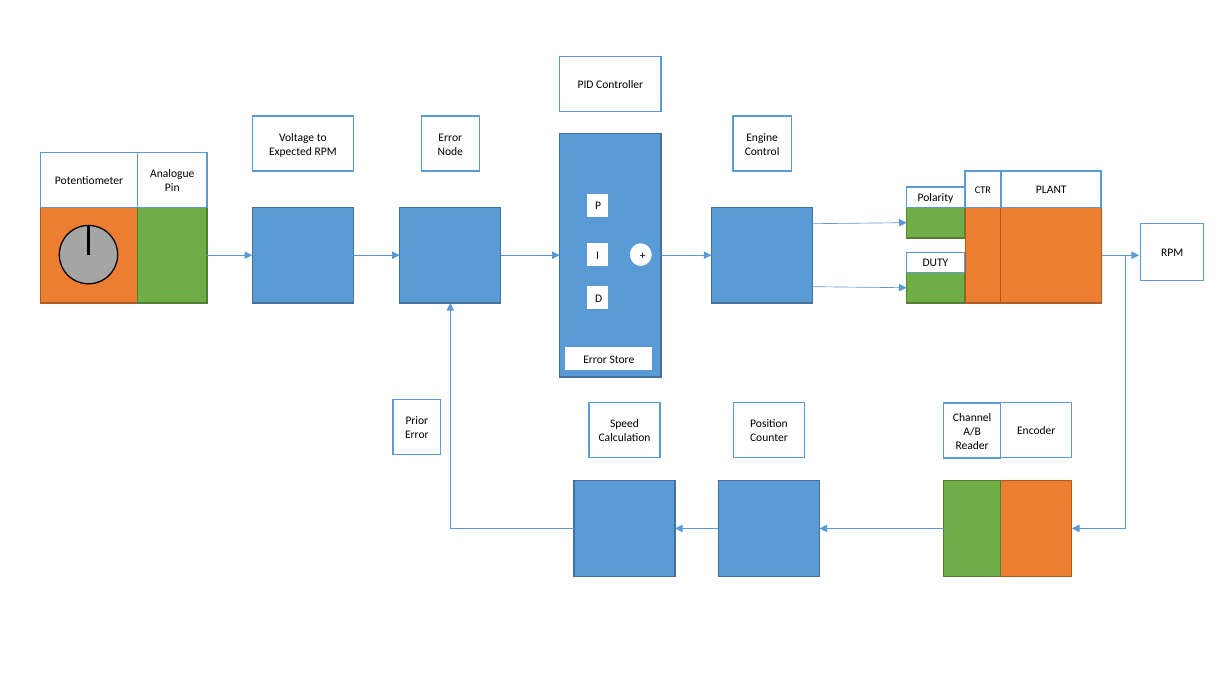
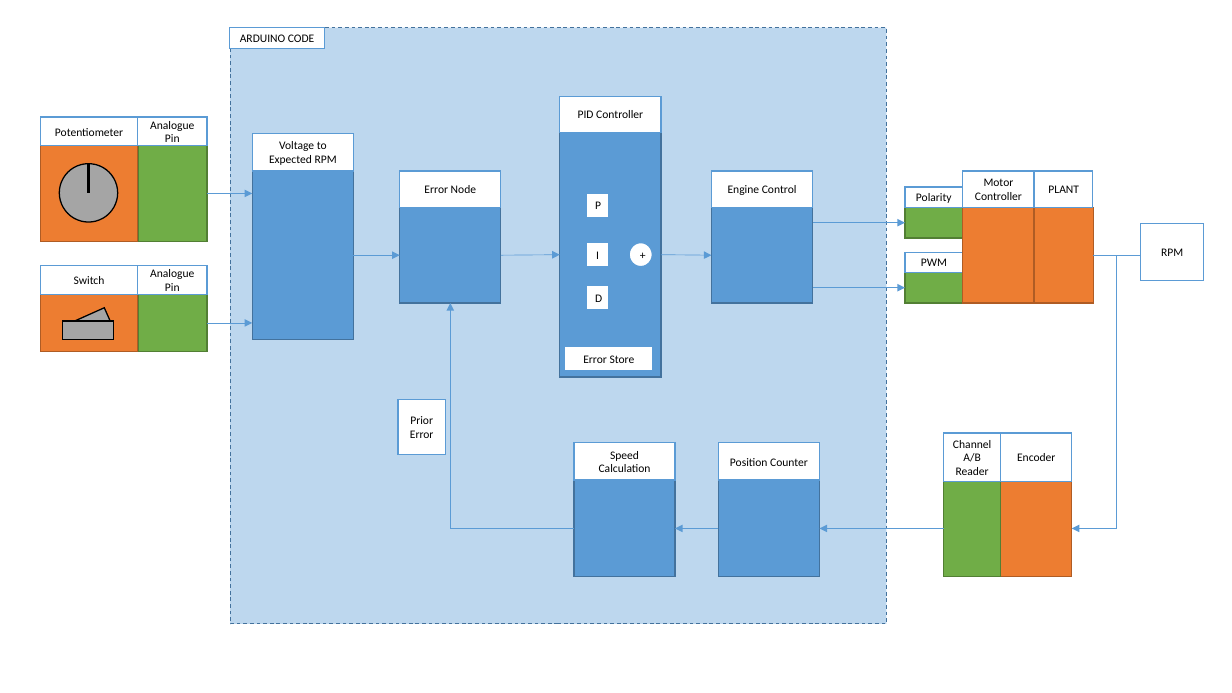
Before and after one commit to mewmew271/Motor-PID-Control-System, a slide deck: slide 1 of Layouts.pptx. Drawn at 1232x693 pixels with LibreOffice and Linux fonts; fonts in the diff are those of the drawing. Boxes give left, top, right and bottom in pixels: in the first picture for what was removed or moved away, otherwise in the second. Text is boxed around its words. In the diff, an @@ line names an element or a change of style, - is before the commit and + after.

```diff
--- a/Layouts.pptx
+++ b/Layouts.pptx
@@ rectangle added at bbox=[230, 28, 886, 625], fill #BDD7EE, outline #43739E 0.75 pt dashed @@
@@ rectangle added at bbox=[230, 28, 325, 49], fill #FFFFFF, outline #5B9BD5 1 pt, 9 pt, text #000000 @@
+ARDUINO CODE
@@ rectangle "Potentiometer": place and size @@
-rectangle "Potentiometer" at bbox=[41, 152, 139, 207]
+rectangle "Potentiometer" at bbox=[41, 117, 139, 146]
@@ rectangle "Analogue Pin": place and size @@
-rectangle "Analogue Pin" at bbox=[138, 152, 207, 207]
+rectangle "Analogue Pin" at bbox=[138, 117, 207, 146]
@@ rectangle "PID Controller": place and size @@
-rectangle "PID Controller" at bbox=[560, 56, 661, 111]
+rectangle "PID Controller" at bbox=[560, 96, 661, 132]
@@ 2 rectangles, 1 arrow, 1 ellipse, 1 line: place and size @@
-2 rectangles, 1 arrow, 1 ellipse, 1 line at bbox=[41, 208, 252, 303]
+2 rectangles, 1 arrow, 1 ellipse, 1 line at bbox=[41, 146, 252, 241]
@@ rectangle "Voltage to Expected RPM": place and size @@
-rectangle "Voltage to Expected RPM" at bbox=[252, 116, 353, 170]
+rectangle "Voltage to Expected RPM" at bbox=[252, 133, 353, 171]
@@ rectangle: place and size @@
-rectangle at bbox=[252, 208, 353, 303]
+rectangle at bbox=[252, 171, 353, 339]
@@ rectangle "Error Node": place and size @@
-rectangle "Error Node" at bbox=[421, 116, 480, 170]
+rectangle "Error Node" at bbox=[400, 171, 501, 208]
@@ rectangle "Engine Control": place and size @@
-rectangle "Engine Control" at bbox=[733, 116, 791, 170]
+rectangle "Engine Control" at bbox=[712, 171, 812, 208]
@@ rectangle added at bbox=[963, 171, 1034, 208], fill #FFFFFF, outline #5B9BD5 1 pt, 9 pt, text #000000 @@
+Motor Controller
@@ rectangle removed at bbox=[966, 171, 1002, 208] @@
-CTR
@@ rectangle "PLANT": place and size @@
-rectangle "PLANT" at bbox=[1002, 171, 1102, 208]
+rectangle "PLANT" at bbox=[1035, 171, 1093, 208]
@@ rectangle: place and size @@
-rectangle at bbox=[966, 208, 1002, 303]
+rectangle at bbox=[963, 208, 1034, 303]
@@ rectangle: place and size @@
-rectangle at bbox=[1001, 208, 1102, 303]
+rectangle at bbox=[1035, 208, 1093, 303]
@@ arrow moved from (812, 224) - (907, 223) to (763, 223) - (905, 223) @@
@@ rectangle added at bbox=[41, 266, 139, 295], fill #FFFFFF, outline #5B9BD5 1 pt, 9 pt, text #000000 @@
+Switch
@@ rectangle added at bbox=[138, 266, 207, 295], fill #FFFFFF, outline #5B9BD5 1 pt, 9 pt, text #000000 @@
+Analogue Pin
@@ text in rectangle at bbox=[921, 258, 947, 266]: text changed @@
-DUTY
+PWM
@@ elbow arrow moved from (1103, 255) - (1072, 529) to (1093, 255) - (1072, 529) @@
@@ arrow moved from (1103, 255) - (1140, 255) to (1093, 255) - (1173, 255) @@
@@ rectangle added at bbox=[41, 295, 138, 352], fill #ED7D31, outline #AF5C24 1 pt @@
@@ rectangle added at bbox=[139, 295, 207, 352], fill #70AD47, outline #538035 1 pt @@
@@ arrow moved from (812, 287) - (907, 287) to (761, 287) - (905, 287) @@
@@ rectangle added at bbox=[62, 321, 113, 340], fill #A5A5A5, outline #000000 1 pt @@
@@ rectangle added at bbox=[72, 308, 111, 336], fill #A5A5A5, outline #000000 1 pt @@
@@ arrow added from (207, 323) to (252, 323), #5B9BD5 0.5 pt @@
@@ rectangle "Prior Error": place and size @@
-rectangle "Prior Error" at bbox=[393, 399, 440, 454]
+rectangle "Prior Error" at bbox=[398, 399, 445, 454]
@@ rectangle "Speed Calculation": place and size @@
-rectangle "Speed Calculation" at bbox=[589, 402, 660, 457]
+rectangle "Speed Calculation" at bbox=[574, 443, 675, 480]
@@ rectangle "Position Counter": place and size @@
-rectangle "Position Counter" at bbox=[734, 402, 805, 457]
+rectangle "Position Counter" at bbox=[719, 443, 820, 480]
@@ rectangle "Channel A/B Reader": place and size @@
-rectangle "Channel A/B Reader" at bbox=[944, 403, 1001, 457]
+rectangle "Channel A/B Reader" at bbox=[944, 433, 1001, 482]
@@ rectangle "Encoder": place and size @@
-rectangle "Encoder" at bbox=[1001, 402, 1072, 457]
+rectangle "Encoder" at bbox=[1001, 433, 1072, 482]
```
Also in this commit, not shown: 2 other files.
